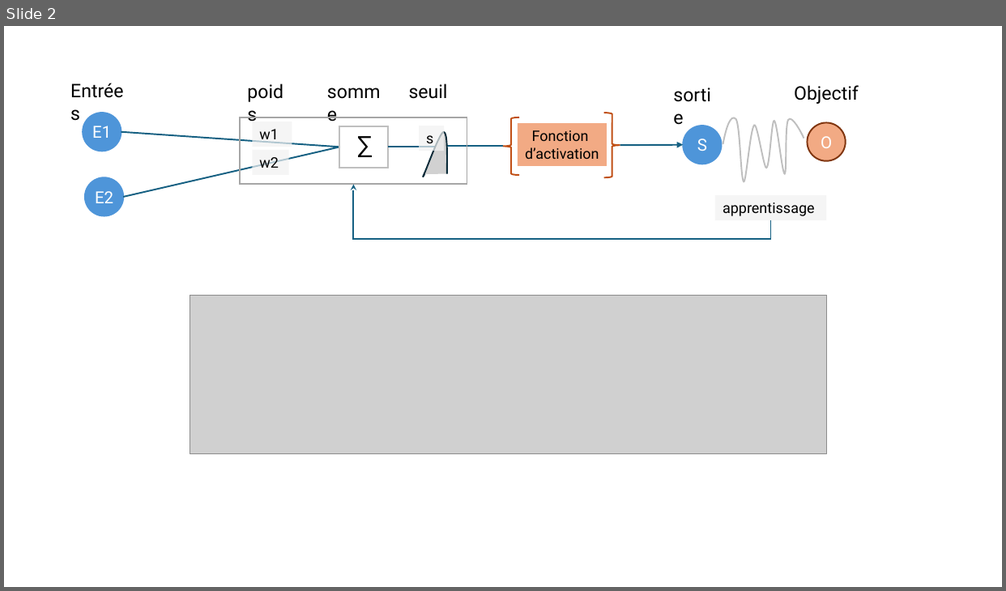
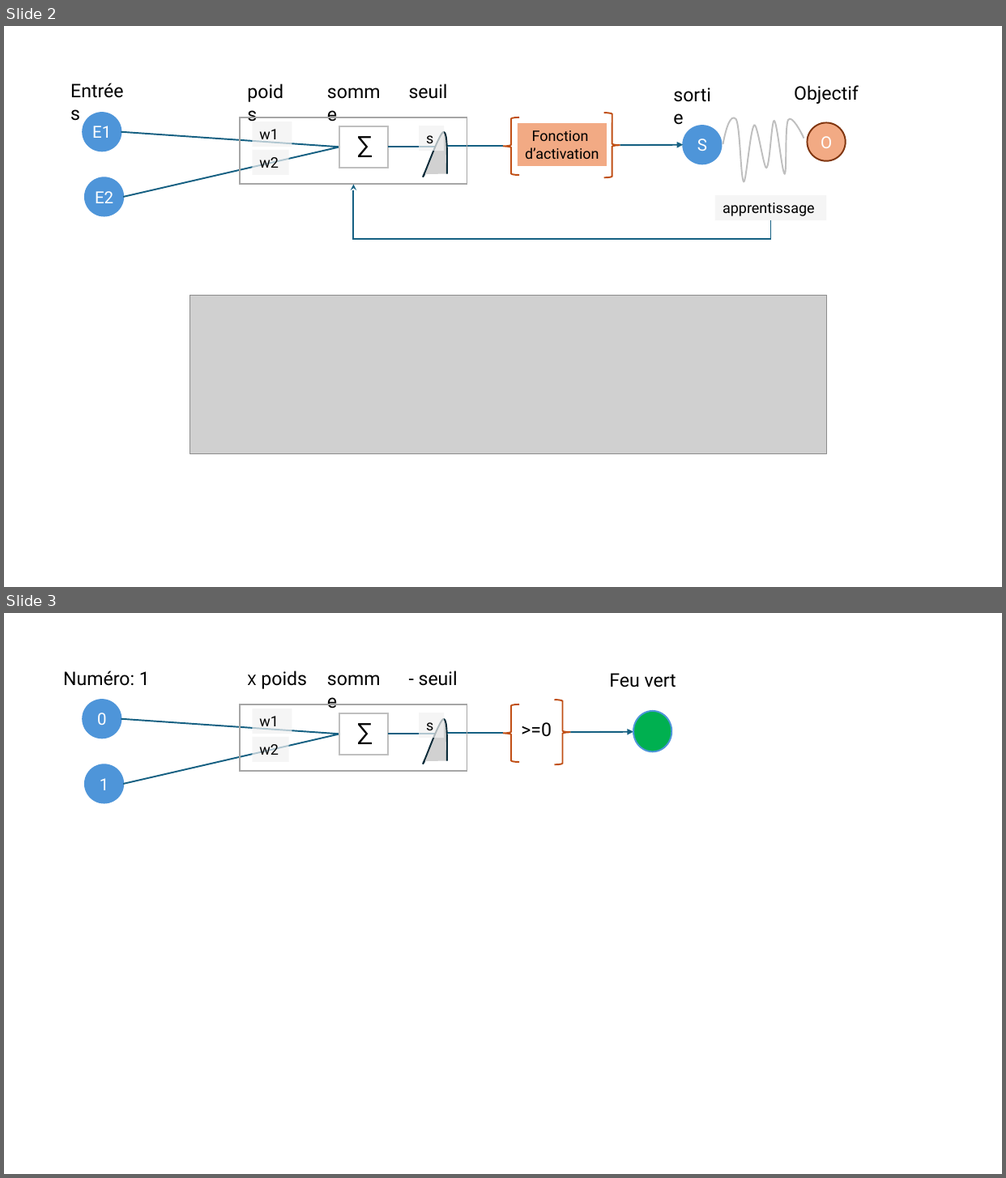
Before and after one commit to pirelaurent/IA_boite_blanche, a slide deck: outillage.pptx. Shown one above the other, each under a label of ours: slide 2 before the commit, slides 2 and 3 after it. The pictures are 1006x591 and 1006x1178 pixels, drawn with LibreOffice and Linux fonts; fonts in the diff are those of the drawing; grey boxes stand for pictures. Boxes give left, top, right and bottom in pixels: in the first picture for what was removed or moved away, otherwise in the second. Text is boxed around its words. In the diff, an @@ line names an element or a change of style, - is before the commit and + after.

```diff
--- a/outillage.pptx
+++ b/outillage.pptx
@@ slide 3 added at [4, 613, 1002, 1174], background #FFFFFF @@
@@ text added at [63, 671, 150, 686], 18 pt, text #000000 @@
+Numéro: 1
@@ text added at [247, 671, 307, 689], 18 pt, text #000000 @@
+X poids
@@ text added at [320, 663, 397, 693], 18 pt, text #000000 @@
+somme
@@ text added at [419, 671, 458, 686], 18 pt, text #000000 @@
+- seuil
@@ text added at [609, 673, 676, 688], 18 pt, text #000000 @@
+Feu vert
@@ ellipse added at [83, 700, 121, 738], fill #4E95D9, outline #4E95D9 1.5 pt, 16 pt, text #FFFFFF @@
+0
@@ rectangle added at [240, 705, 467, 771], outline #A6A6A6 1.5 pt @@
@@ rectangle added at [253, 709, 292, 735], fill #F2F2F2 at 70% opacity, 14 pt, text #000000 @@
+w1
@@ left brace added at [503, 705, 520, 762], outline #C04F15 1.5 pt @@
@@ right brace added at [554, 700, 571, 765], outline #C04F15 1.5 pt @@
@@ line added from (121, 718) to (340, 735), #156082 1.5 pt @@
@@ rectangle added at [340, 713, 388, 756], outline #BFBFBF 1.5 pt @@
@@ text added at [350, 713, 378, 750], 24 pt, text #000000 @@
+∑
@@ elbow line added from (388, 735) to (503, 734), #156082 1.5 pt @@
@@ rectangle added at [419, 713, 444, 738], fill #F2F2F2 at 70% opacity, 14 pt, text #000000 @@
+s
@@ freeform shape added at [423, 717, 451, 767], fill #D1D1D1, outline #092A39 1.5 pt @@
@@ text added at [521, 722, 552, 737], 18 pt, text #000000 @@
+>=0
@@ arrow added from (571, 732) to (633, 732), #156082 1.5 pt @@
@@ ellipse added at [633, 711, 671, 752], fill #00B050, outline #4E95D9 1.5 pt @@
@@ line added from (123, 784) to (340, 735), #156082 1.5 pt @@
@@ rectangle added at [253, 737, 289, 763], fill #F2F2F2 at 70% opacity, 14 pt, text #000000 @@
+w2
@@ ellipse added at [85, 765, 123, 803], fill #4E95D9, outline #4E95D9 1.5 pt, 16 pt, text #FFFFFF @@
+1
```
Also in this commit, not shown: 1 slide changed, 2 other slides added, 2 slides removed, 2 other files.
